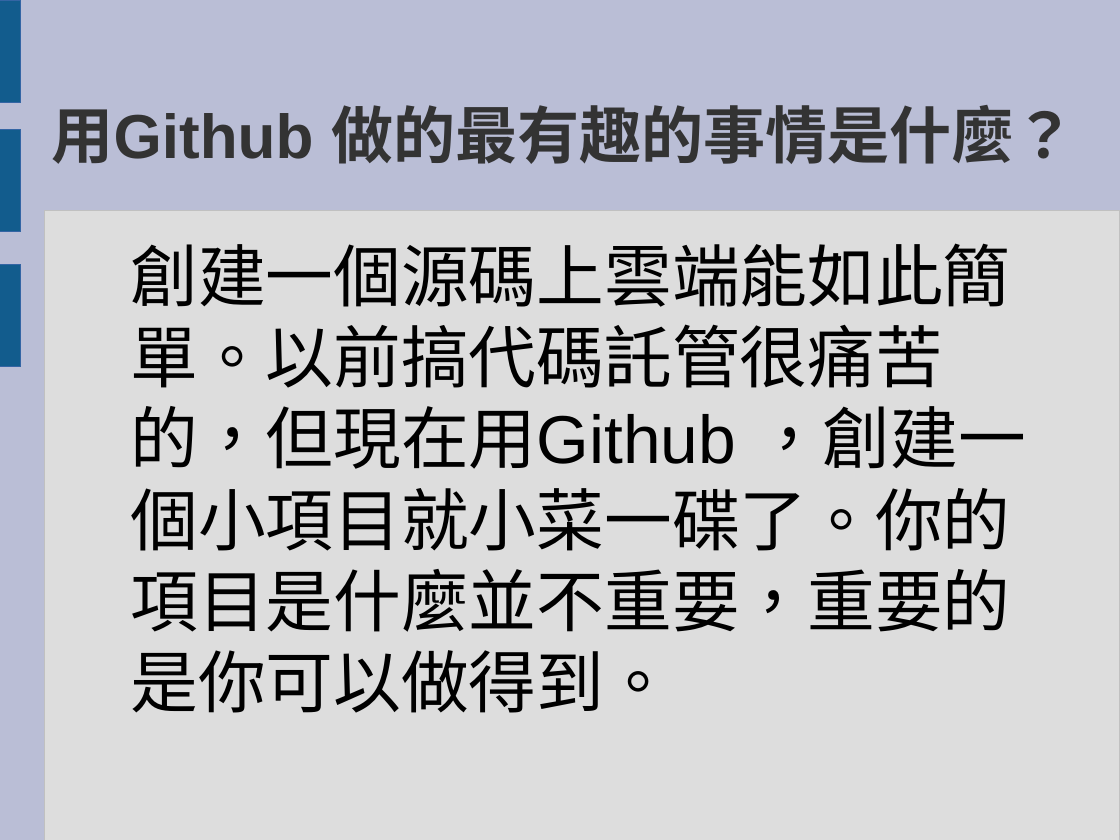
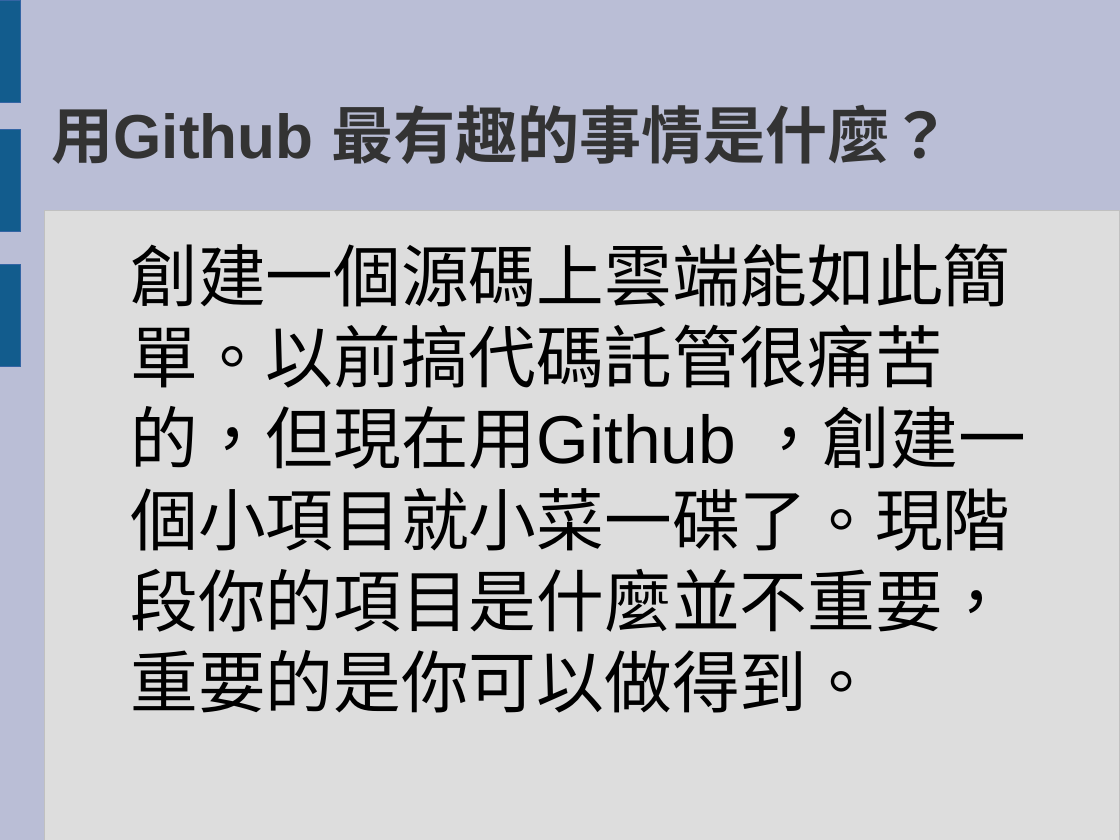
Before and after one commit to ricky9075/TestVsCode, a slide deck: slide 7 of TestVsCodeAddGit.odp (slide 6 before the commit). Drawn at 1120x840 pixels with LibreOffice and Linux fonts; fonts in the diff are those of the drawing. Boxes give left, top, right and bottom in pixels: in the first picture for what was removed or moved away, otherwise in the second. Text is boxed around its words. In the diff, an @@ line names an element or a change of style, - is before the commit and + after.

```diff
--- a/TestVsCodeAddGit.odp
+++ b/TestVsCodeAddGit.odp
@@ title at bbox=[52, 105, 952, 164]: text changed @@
-用Github 做的最有趣的事情是什麼？
+用Github 最有趣的事情是什麼？
@@ text at bbox=[130, 243, 1026, 713]: text changed @@
-創建一個源碼上雲端能如此簡單。以前搞代碼託管很痛苦的，但現在用Github ，創建一個小項目就小菜一碟了。你的項目是什麼並不重要，重要的是你可以做得到。
+創建一個源碼上雲端能如此簡單。以前搞代碼託管很痛苦的，但現在用Github ，創建一個小項目就小菜一碟了。現階段你的項目是什麼並不重要，重要的是你可以做得到。
```
Also in this commit, not shown: 1 other slide changed, 2 slides added, 1 slide removed, 2 other files.
